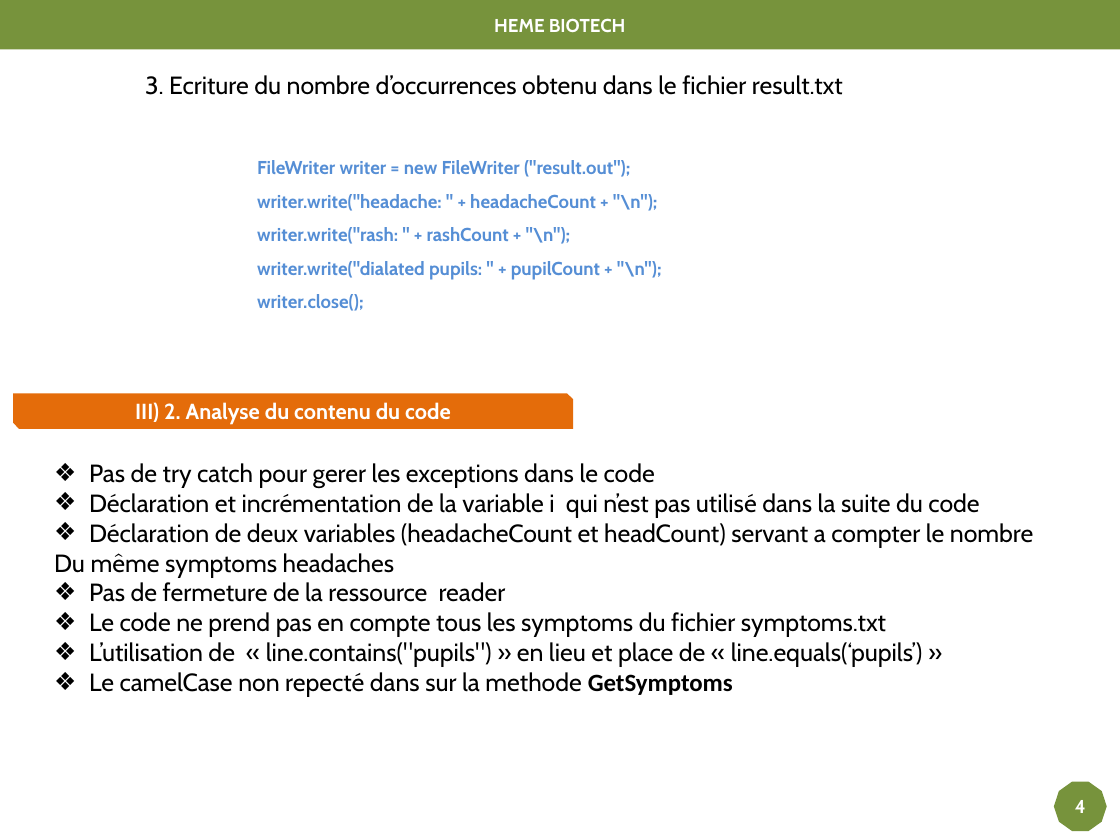
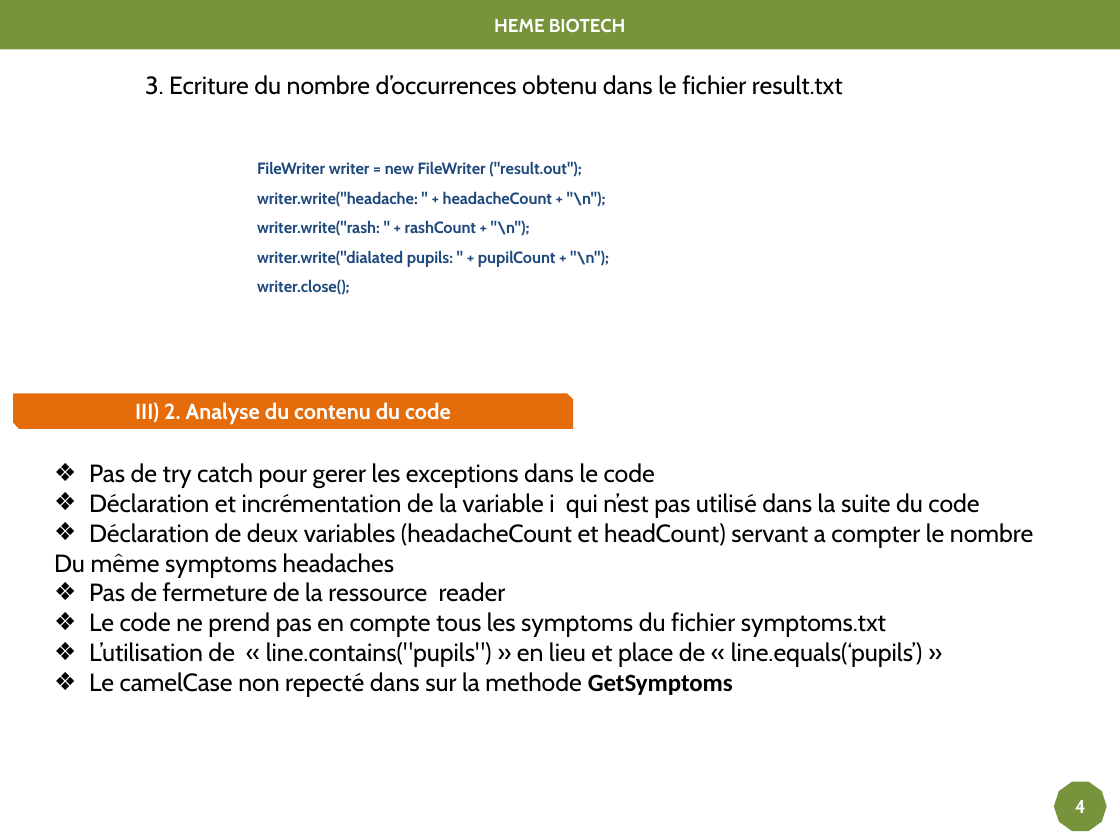
Before and after one commit to bende47/Project_DA_Java_EN_Come_to_the_Rescue_of_a_Java_Application, a slide deck: slide 6 of Projet P2.pptx. Drawn at 1120x840 pixels with LibreOffice and Linux fonts; fonts in the diff are those of the drawing. Boxes give left, top, right and bottom in pixels: in the first picture for what was removed or moved away, otherwise in the second. Text is boxed around its words. In the diff, an @@ line names an element or a change of style, - is before the commit and + after.

```diff
--- a/Projet P2.pptx
+++ b/Projet P2.pptx
@@ text at <box>257,161,609,295</box>: size 12 to 10.5 pt, text colour #558ED5 to #1F497D in "FileWriter writer = new FileWriter ("result.out");", "writer.write("headache: " + headacheCount + "\n");", "writer.write("rash: " + rashCount + "\n");", "writer.write("dialated pupils: " + pupilCount + "\n");" and 1 more places @@
```
Also in this commit, not shown: 7 other slides changed.
